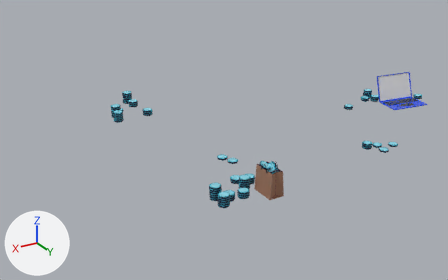
Before and after pictures for a commit that changed the FBX model Assets/My Assets/Art/Objects/Interiors/INT_Home.Interactables.fbx.
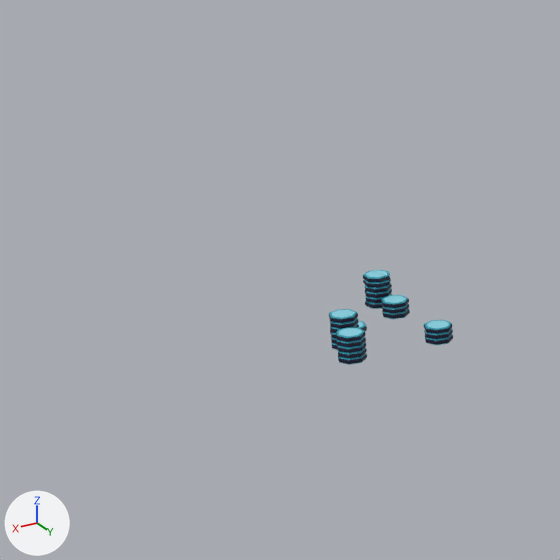
Each version is shown whole from a 50 mm camera at (50.41, 16.5, 6.1) aimed at (43.8, 5.48, 0.59), then close up on the part from 0% to 42% of the width and 0% to 67% of the height. The axes (+X, +Y, +Z) are drawn at lower left. The lights are the same throughout. The close-ups show mesh edges as thin lines. Where no turn or scale is listed for an object, it has been applied to the vertices.
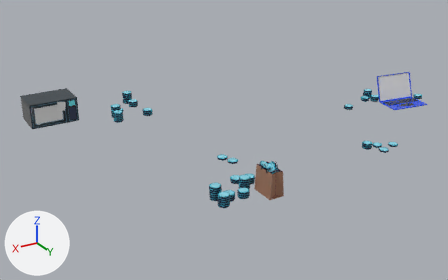
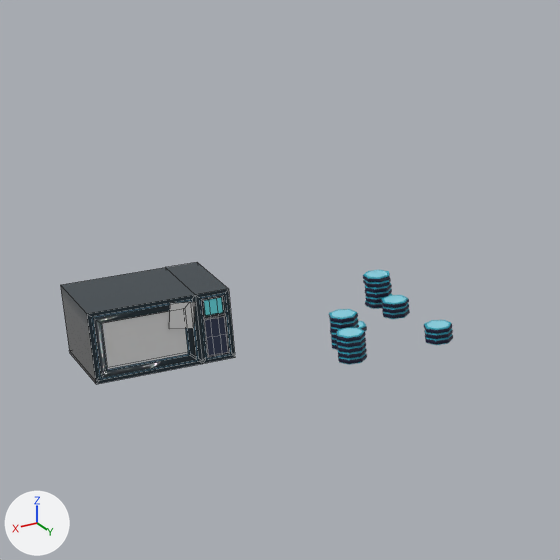
The newer file is also turned or shifted as a whole; pictures and numbers use the older file's frame.

Where the change shows, as pixel boxes [x1, y1, x2, y2] in the close-ups (560 x 560 px):
'FoodHeater', added: after [61, 262, 235, 384]
    faces in mat_palette_specials (picture img_palette_specials_png): [61, 262, 235, 384]
    faces in mat_glass (white #e7e7e7): [102, 311, 188, 369]
    faces in mat_salesigns03 (its picture is missing): [169, 302, 195, 329]

What the commit changed:
Picture 'SnackBars02.png' (img_snackbars02_png) is new.
Material 'SnackBar02' (mat_snackbar02) is new.
Its texture is img_snackbars02_png.
Material 'Glass' (mat_glass) is new.
Its base color is (0.8, 0.8, 0.8) (white #e7e7e7).
Its roughness is 0.25.
Material 'SaleSigns03' (mat_salesigns03) is new.
Its base color is (0.8, 0.8, 0.8) (white #e7e7e7).
Mesh me_cube_6095 is new.
It has 236 vertices, 238 faces and spans x -0.508..0.529, y -0.364..0.366, z -0.364..0.177.
Faces by material slot: [233, 2, 2, 1].
It uses material mat_palette_specials (picture img_palette_specials_png).
It uses material mat_glass (white #e7e7e7).
It uses material mat_snackbar02 (picture img_snackbars02_png).
It uses material mat_salesigns03 (its picture is missing).
Object 'FoodHeater' (ob_foodheater) is new; it shows me_cube_6095.
Its location is (47.055, 3.453, 1.422).
